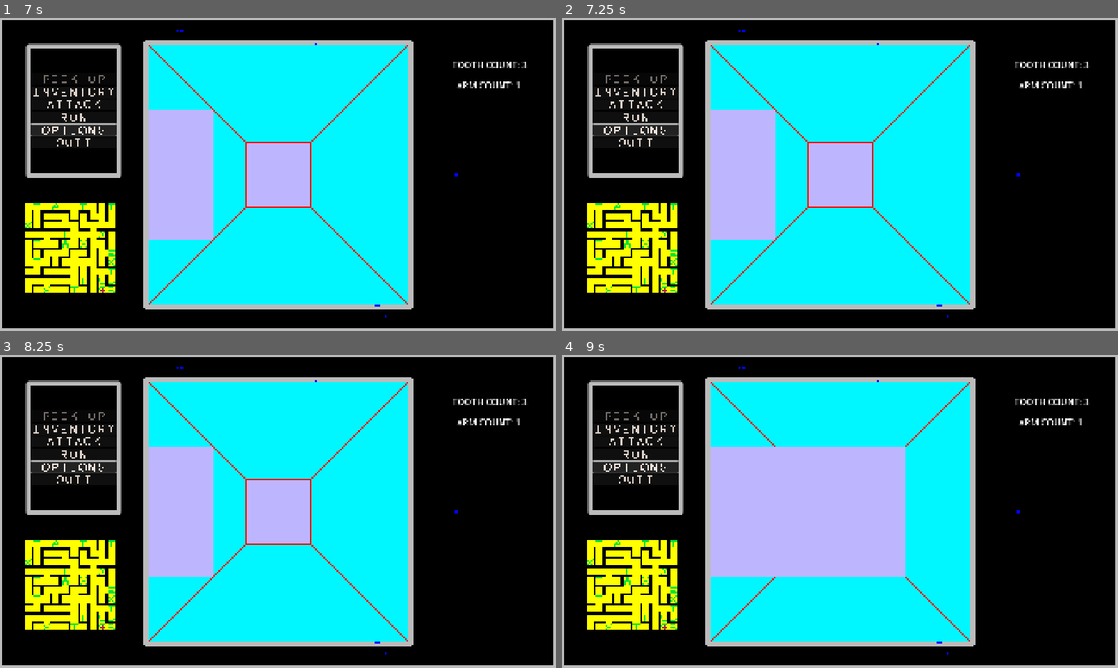
Above: before the commit, frames 1-4 (two rows, left to right).
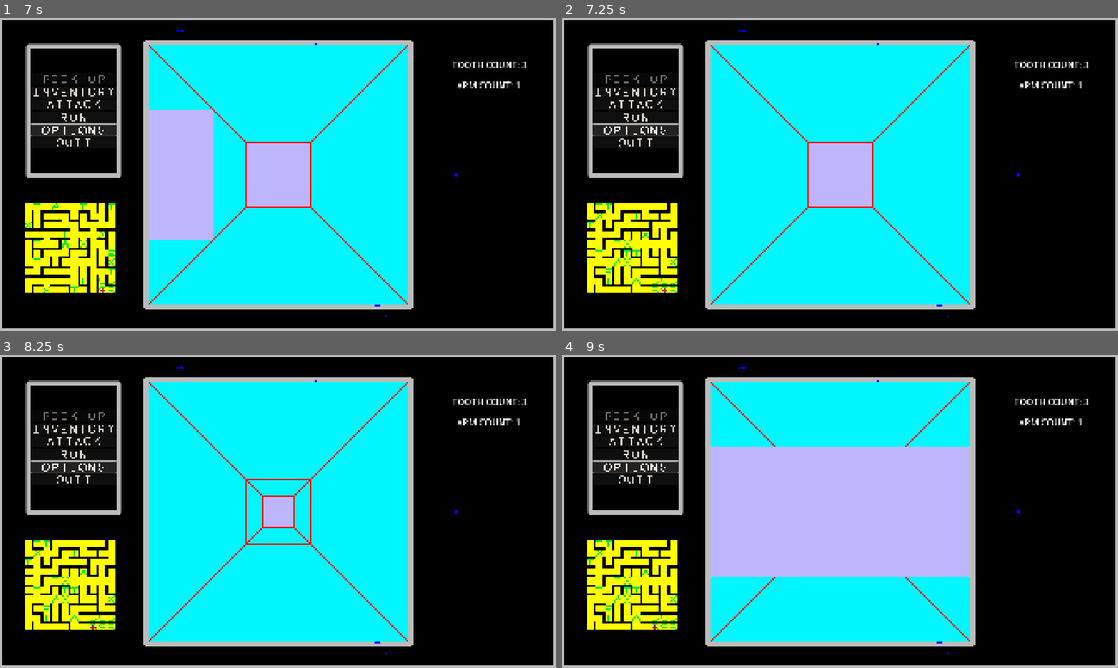
Above: after the commit, the same moments.

Repository: sym-z/arm-to-the-teeth
Game: Godot game, scene res://scenes/testing_level/testing_level.tscn
Same seed, same stepped clock (60 frames per second), same inputs: the game is played once before the commit and once after it. The project has no main scene, so this scene is started directly.
Inputs:
- Up to frame 1 (7 s): click "INVENTORY" at 0.5 s; click "ATTACK" at 1.25 s; click "RUN" at 2 s; click "OPTIONS" at 2.75 s; hold D (turn_right) 3.53-4.28 s; hold S (move_back) 4.28-5.03 s; hold D (turn_right) 5.03-5.78 s; hold W (move_forward) 5.78-6.53 s; hold A (turn_left) from 6.53 s (still down)
- Up to frame 2 (7.25 s): keep holding A (turn_left); tap G (debug_new_level, bound only after the commit) at 7.15 s
- Up to frame 3 (8.25 s): release A (turn_left) at 8.03 s; hold S (move_back) from 8.03 s (still down)
- Up to frame 4 (9 s): release S (move_back) at 8.78 s; hold D (turn_right) from 8.78 s (still down)

Frame 1 is identical in both runs. In frame 2, 6.1% of the frame differs, in the area x 4-39%, y 29-88%; in frame 3, 7.9%, in the area x 4-56%, y 29-88%; in frame 4, 6.1%.

Commit message:
Map can be regenerated
Walking into exit automatically does so, and pressing G will allow me to test it.

Diff:
--- a/src/prefabs/debug_visualizer/debug_visualizer.gd
+++ b/src/prefabs/debug_visualizer/debug_visualizer.gd
@@ -27,6 +27,7 @@
 # Called every frame. 'delta' is the elapsed time since the previous frame.
 func _process(delta):
 	pass
+
 
 func _on_map_map_filled():
 	create_visualization()
@@ -62,6 +63,12 @@
 		add_child(curr_sprite)
 	place_player()
 
+func _on_map_level_clear():
+	clear_visualization()
+func clear_visualization():
+	for child in get_children():
+		child.call_deferred("queue_free")
+
 func place_player():
 	player_db_sprite = Sprite2D.new()
 	player_position_refresh()
--- a/src/prefabs/map/map.gd
+++ b/src/prefabs/map/map.gd
@@ -12,6 +12,8 @@
 signal map_generated
 ## Ensure visualization after finalization of item dispersion.
 signal map_filled
+## Clears other nodes when new level is generated
+signal level_clear
 func _ready():
 	if Globals.debug == false:
 		create_map(rows,cols)
@@ -20,6 +22,18 @@
 		create_debug_map(rows,cols)
 	#print_map()
 
+func new_level():
+	print("BUILDING NEW LEVEL!")
+	level_clear.emit()
+	world_map.clear()
+	empty_cells.clear()
+	Globals.curr_floor += 1
+	_ready()
+	pass
+
+func _input(event):
+	if event.is_action_pressed("debug_new_level"):
+		new_level()
 ## Initialize Dictionary for world map
 func create_map(row,col):
 	for i in range(row):
@@ -231,9 +245,9 @@
 # Set all surrounding cells to a type. (Including diagonals)
 func type_surrounding(pos : Vector2i, type : Cell.TYPE):
 	var iter_pos : Vector2i
-	for x in range(pos.x-1, pos.x+1,1):
+	for x in range(pos.x-1, pos.x+2,1):
 		iter_pos.x = x
-		for y in range(pos.y-1,pos.y+1,1):
+		for y in range(pos.y-1,pos.y+2,1):
 			iter_pos.y = y
 			if check_bounds(iter_pos) == true and iter_pos != pos:
 				if type != Cell.TYPE.EMPTY:
--- a/src/prefabs/player/player.gd
+++ b/src/prefabs/player/player.gd
@@ -114,6 +114,7 @@
 		Cell.TYPE.EXIT:
 			print("PLAYER ON EXIT!")
 			item_detected.emit(Cell.TYPE.EXIT, position)
+			map.new_level()
 			return Cell.TYPE.EXIT
 		Cell.TYPE.SPAWN:
 			print("PLAYER ON SPAWN!")
--- a/src/project.godot
+++ b/src/project.godot
@@ -51,6 +51,11 @@
 , Object(InputEventKey,"resource_local_to_scene":false,"resource_name":"","device":-1,"window_id":0,"alt_pressed":false …(186 unchanged characters)…
 ]
 }
+debug_new_level={
+"deadzone": 0.2,
+"events": [Object(InputEventKey,"resource_local_to_scene":false,"resource_name":"","device":-1,"window_id":0,"alt_pressed":false,"shift_pressed":false,"ctrl_pressed":false,"meta_pressed":false,"pressed":false,"keycode":0,"physical_keycode":71,"key_label":0,"unicode":103,"location":0,"echo":false,"script":null)
+]
+}
 
 [rendering]
 
--- a/src/scenes/testing_level/testing_level.tscn
+++ b/src/scenes/testing_level/testing_level.tscn
@@ -32,6 +32,7 @@
 player = NodePath("../Player")
 map = NodePath("../Map")
 
+[connection signal="level_clear" from="Map" to="Debug Visualizer" method="_on_map_level_clear"]
 [connection signal="map_filled" from="Map" to="Debug Visualizer" method="_on_map_map_filled"]
 [connection signal="map_filled" from="Map" to="Dungeon Viewport" method="_on_map_map_filled"]
 [connection signal="map_filled" from="Map" to="UI" method="_on_map_map_filled"]
--- a/src/scripts/content.gd
+++ b/src/scripts/content.gd
@@ -6,6 +6,7 @@
 	# When the state of the world changes, make sure that items are layered properly
 	wall_to_check.connect("frame_changed", adjust_ordering)
 	root_parent.connect("refresh_ordering", adjust_ordering)
+	adjust_ordering()
 
 func adjust_ordering():
 	if wall_to_check.frame != 0:
